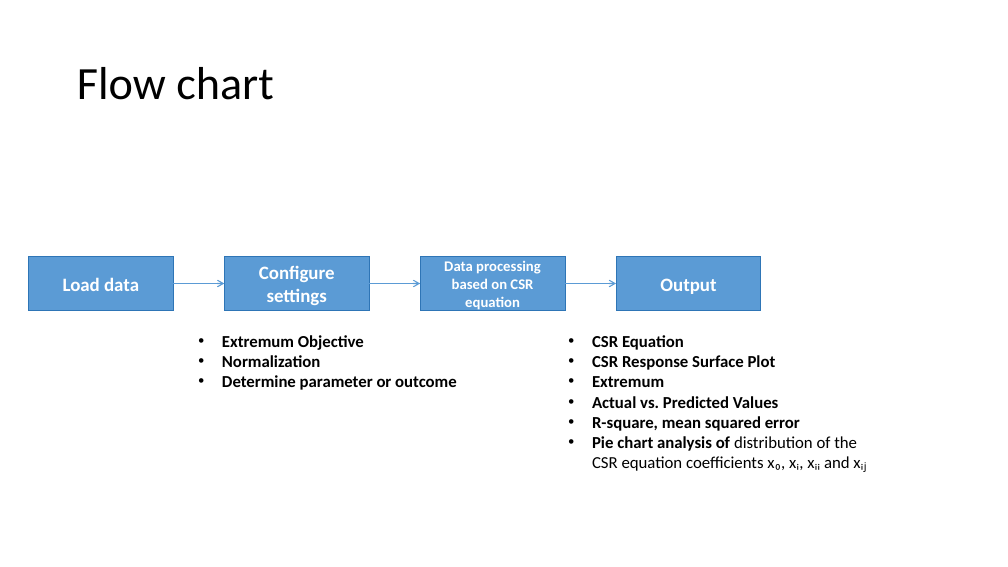
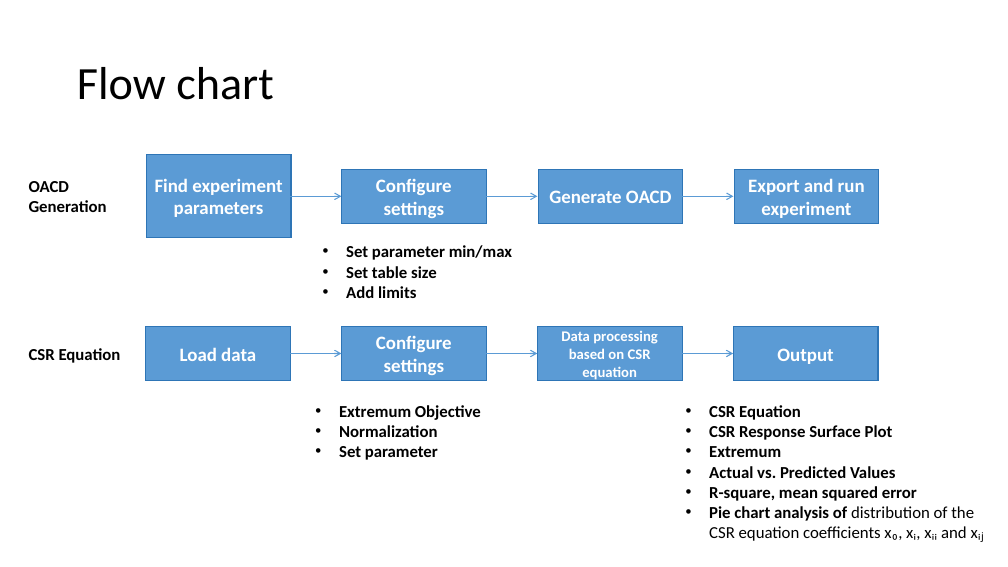
Before and after one commit to cuzno200161/CSR-software, a slide deck: slide 7 of CSR APP Instruction.pptx. Drawn at 1008x567 pixels with LibreOffice and Linux fonts; fonts in the diff are those of the drawing. Boxes give left, top, right and bottom in pixels: in the first picture for what was removed or moved away, otherwise in the second. Text is boxed around its words. In the diff, an @@ line names an element or a change of style, - is before the commit and + after.

```diff
--- a/CSR APP Instruction.pptx
+++ b/CSR APP Instruction.pptx
@@ rectangle added at bbox=[146, 155, 291, 237], fill #5B9BD5, outline #2E75B6 1 pt, 18 pt, text #FFFFFF, bold @@
+Find experiment parameters
@@ rectangle added at bbox=[342, 169, 487, 224], fill #5B9BD5, outline #2E75B6 1 pt, 18 pt, text #FFFFFF, bold @@
+Configure settings
@@ rectangle added at bbox=[538, 169, 684, 224], fill #5B9BD5, outline #2E75B6 1 pt, 18 pt, text #FFFFFF, bold @@
+Generate OACD
@@ rectangle added at bbox=[734, 169, 879, 224], fill #5B9BD5, outline #2E75B6 1 pt, 18 pt, text #FFFFFF, bold @@
+Export and run experiment
@@ text added at bbox=[29, 181, 107, 212], 16 pt, text #000000, bold @@
+OACD
+Generation
@@ arrow added from (290, 197) to (342, 197), #5B9BD5 1 pt @@
@@ arrow added from (486, 197) to (538, 197), #5B9BD5 1 pt @@
@@ arrow added from (683, 197) to (734, 197), #5B9BD5 1 pt @@
@@ text added at bbox=[346, 245, 512, 298], 16 pt, text #000000, bold @@
+• Set parameter min/max
+• Set table size
+• Add limits
@@ rectangle "Data processing": place and size @@
-rectangle "Data processing" at bbox=[420, 256, 566, 311]
+rectangle "Data processing" at bbox=[538, 327, 683, 381]
@@ rectangle "Output": place and size @@
-rectangle "Output" at bbox=[616, 256, 761, 311]
+rectangle "Output" at bbox=[734, 327, 879, 381]
@@ text added at bbox=[29, 348, 121, 363], 16 pt, text #000000, bold @@
+CSR Equation
@@ 3 arrows, 2 rectangles, 1 text: place and size @@
-3 arrows, 2 rectangles, 1 text at bbox=[29, 256, 866, 472]
+3 arrows, 2 rectangles, 1 text at bbox=[146, 327, 984, 542]
@@ text "Extremum Objective": place and size @@
-text "Extremum Objective" at bbox=[222, 335, 457, 390]
+text "Extremum Objective" at bbox=[339, 405, 481, 460]
@@ text at bbox=[339, 446, 438, 460]: text changed @@
-• Determine parameter or outcome
+• Set parameter
```
Also in this commit, not shown: 2 other slides changed, 1 slide removed, 1 other file.
